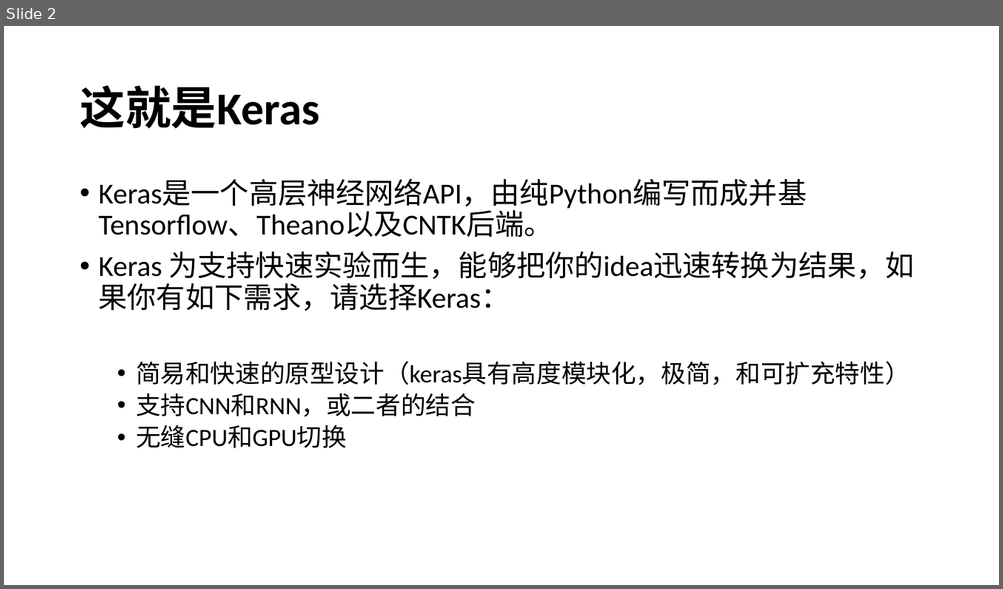
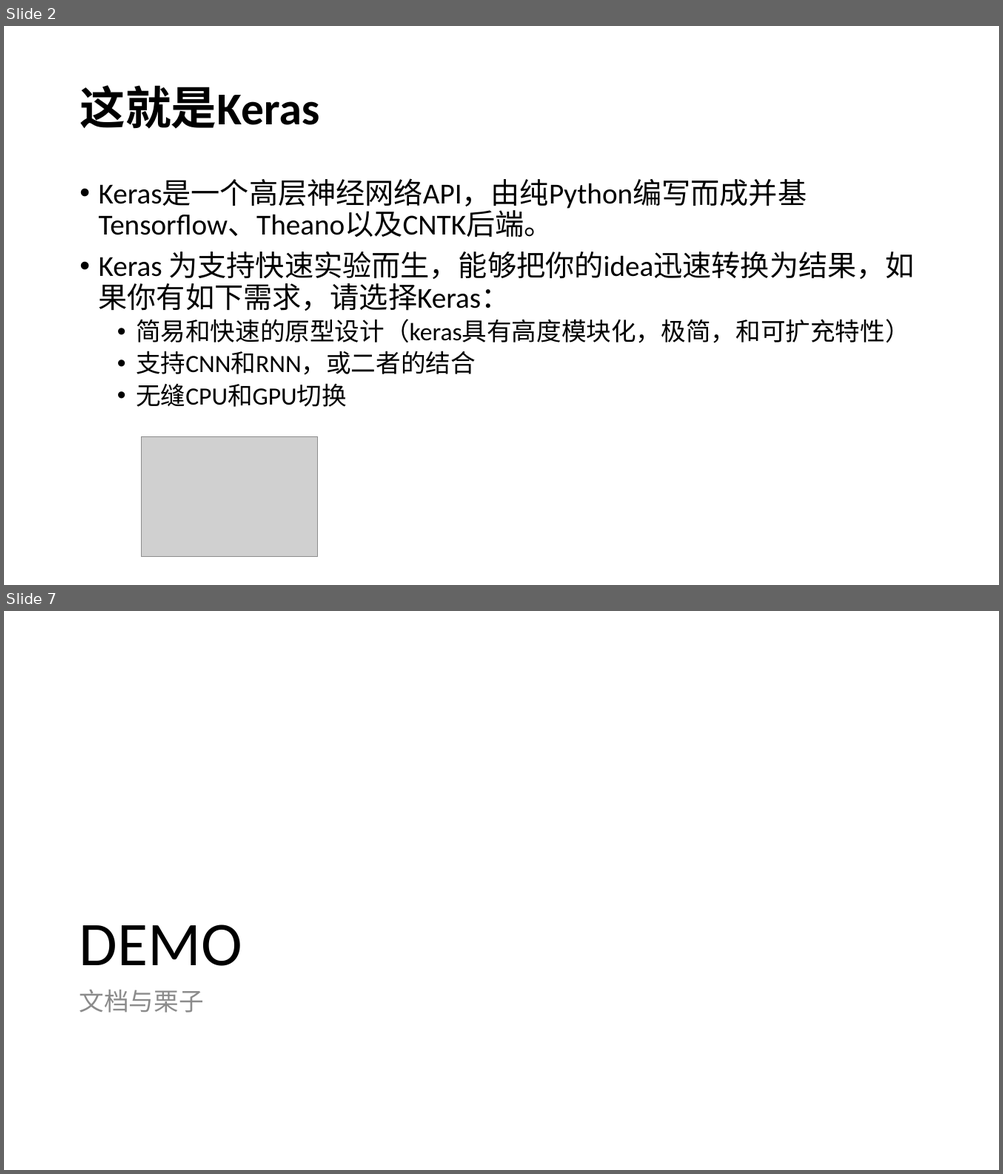
Before and after one commit to foamliu/Learning-DL, a slide deck: keras/Keras.pptx. Shown one above the other, each under a label of ours: slide 2 before the commit, slides 2 and 7 after it; the slides between them are not shown. The pictures are 1003x589 and 1003x1174 pixels, drawn with LibreOffice and Linux fonts; fonts in the diff are those of the drawing; grey boxes stand for pictures. Boxes give left, top, right and bottom in pixels: in the first picture for what was removed or moved away, otherwise in the second. Text is boxed around its words. In the diff, an @@ line names an element or a change of style, - is before the commit and + after.

Commit message:
Keras slides

```diff
--- a/keras/Keras.pptx
+++ b/keras/Keras.pptx
@@ slide 7 added at bbox=[4, 611, 999, 1170], background #FFFFFF @@
@@ title added at bbox=[79, 925, 242, 966], 60 pt, text #000000 @@
+DEMO
@@ text added at bbox=[79, 990, 204, 1013], 24 pt, text #8C8C8C @@
+文档与栗子
@@ slide 2 changed as well @@
@@ text "Keras是一个高层神经网络API，由纯Python编写而成并基Tensorflow、Theano以及CNTK后端。" rewrapped from bbox=[99, 179, 914, 449] to bbox=[99, 179, 914, 407] @@
@@ picture added at bbox=[142, 437, 317, 557] @@
```
Also in this commit, not shown: 2 other slides changed, 4 other slides added, 1 other file.
